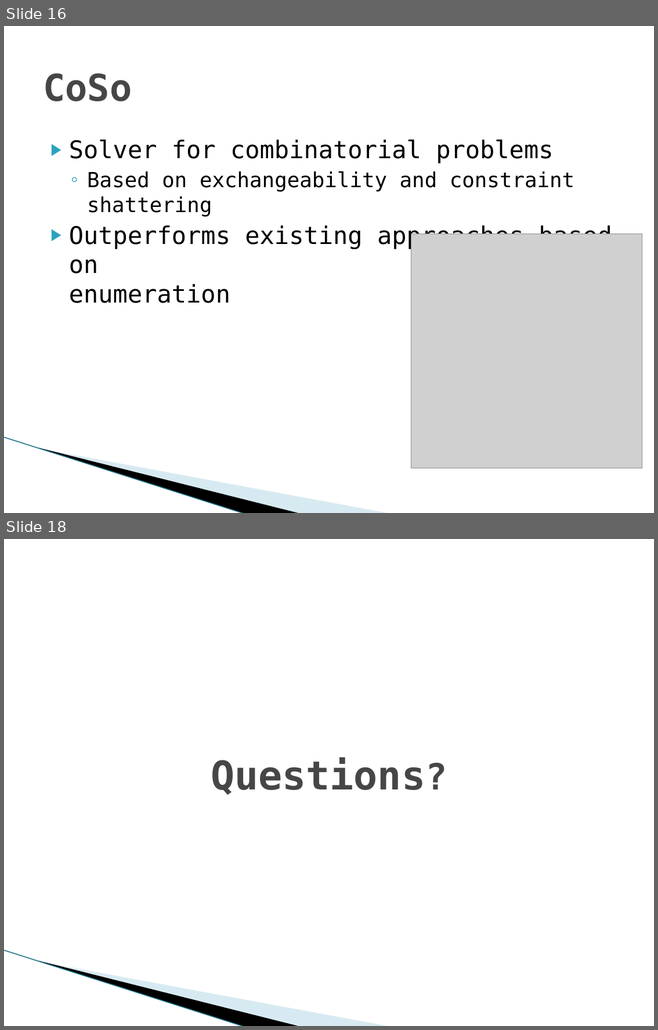
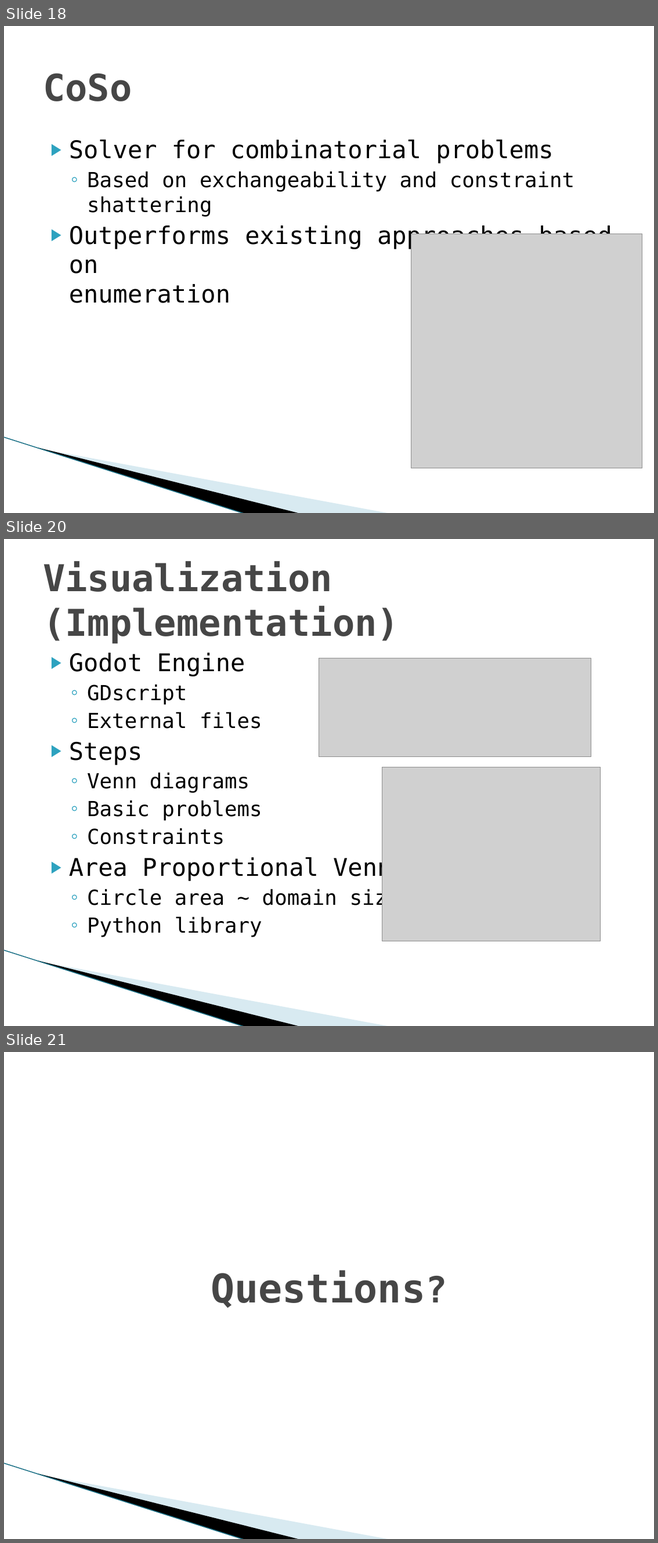
Before and after one commit to Mickaly13X/wv_project, a slide deck: Presentation.pptx. Shown one above the other, each under a label of ours: slides 16 and 18 before the commit, slides 18, 20 and 21 after it; the slides between them are not shown. The pictures are 658x1030 and 658x1543 pixels, drawn with LibreOffice and Linux fonts; fonts in the diff are those of the drawing; grey boxes stand for pictures; background and template pictures are left out. Boxes give left, top, right and bottom in pixels: in the first picture for what was removed or moved away, otherwise in the second. Text is boxed around its words. In the diff, an @@ line names an element or a change of style, - is before the commit and + after.

```diff
--- a/Presentation.pptx
+++ b/Presentation.pptx
@@ slide 20 added at (4,539,654,1026), background #FFFFFF; not listed: 3 template elements that a slide beside it also shows @@
@@ title added at (43,562,399,643), 41 pt, text #464646, bold @@
+Visualization (Implementation)
@@ text added at (69,653,400,937), 23 pt, text #000000 @@
+▶ Godot Engine
+  ◦ GDscript
+  ◦ External files
+▶ Steps
+  ◦ Venn diagrams
+  ◦ Basic problems
+  ◦ Constraints
+▶ Area Proportional Venn
+  ◦ Circle area ~ domain size
+  ◦ Python library
@@ picture added at (318,658,590,757) @@
@@ picture added at (382,767,600,941) @@
@@ what was slide 16 is now slide 18 @@
@@ what was slide 18 is now slide 21 @@
```
Also in this commit, not shown: 5 slides changed, 2 other slides added, 1 other file.
